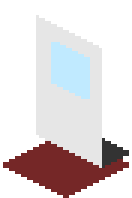
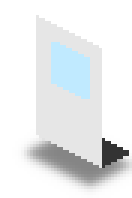
Two versions of the same layered image (132 × 198). Layer-by-layer changes:
added layer "Shadow copy" (60%) above "Bottom" over [12, 135, 132, 198]
hid "Bottom" over [3, 135, 129, 198]
